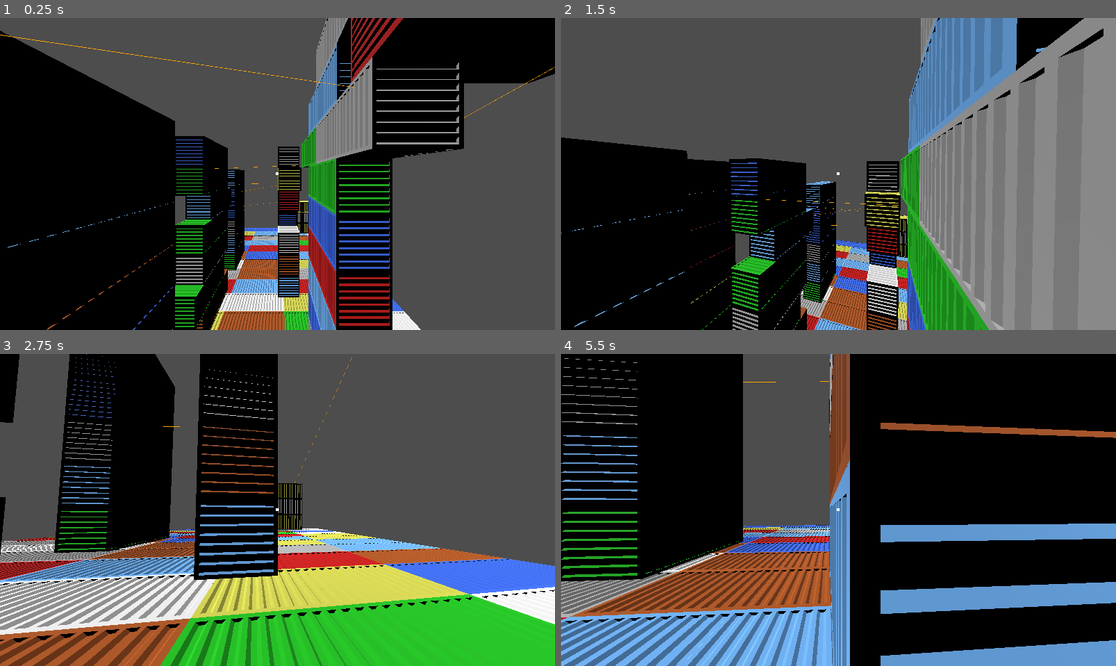
Above: before the commit, frames 1-4 (two rows, left to right).
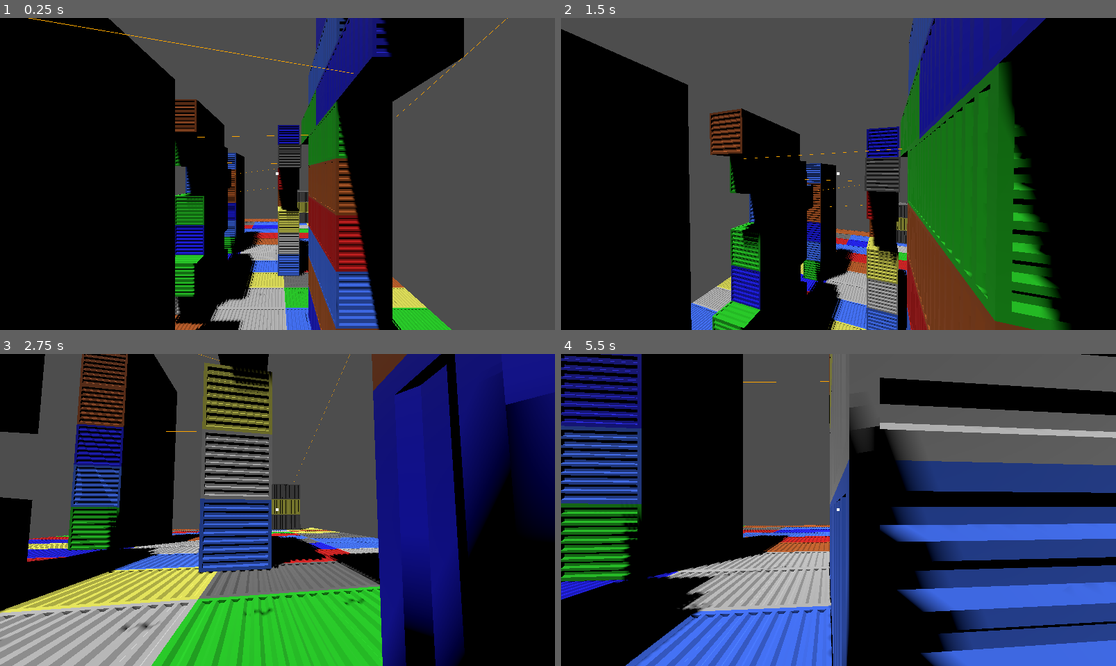
Above: after the commit, the same moments.

Repository: Alex-Fischman/Shipyard
Game: Godot game, scene res://Scenes/Main.tscn
Two runs of this game, one before a commit and one after it. Both use one fixed random seed, a clock stepped at 60 frames per second and the inputs below.
Inputs (mouse positions are in pixels of both pictures, inside the frame that each line leads up to):
- Up to frame 1 (0.25 s): no input
- Up to frame 2 (1.5 s): tap Enter at 0.5 s; move the mouse to (866, 174) at 0.52 s; hold W (move_forward) from 0.53 s (still down); click (866, 174) at 0.67 s; tap Space (jump) at 0.77 s; move the mouse to (810, 174) at 1.27 s; click (810, 174) at 1.42 s
- Up to frame 3 (2.75 s): keep holding W (move_forward); tap Space (jump) at 1.52 s; move the mouse to (288, 503) at 2.02 s; click (288, 503) at 2.17 s
- Up to frame 4 (5.5 s): keep holding W (move_forward); move the mouse to (832, 516) at 2.77 s; click (832, 516) at 2.92 s; tap Space (jump) at 3.02, 3.77, 4.52 s; move the mouse to (877, 513) at 3.52 s; click (877, 513) at 3.67 s; move the mouse to (794, 506) at 4.27 s; click (794, 506) at 4.42 s; move the mouse to (844, 510) at 5.02 s; click (844, 510) at 5.17 s

The runs differ from the first frame. In frame 1, 33% of the frame differs, in the area x 0-100%, y 0-100%; in frame 2, 59%; in frame 3, 69%; in frame 4, 61%.

Commit message:
Level design, fix rope length

Diff:
--- a/Scenes/Crate.tscn
+++ b/Scenes/Crate.tscn
@@ -11,7 +11,7 @@
 
 [node name="Crate" type="StaticBody3D"]
 script = ExtResource("1_o1ob1")
-colors = Array[Color]([Color(0.8, 0.0705882, 0.0705882, 1), Color(0.109804, 0.788235, 0.109804, 1), Color(0.45, 0.725, 1, 1), Color(0.239216, 0.431373, 0.960784, 1), Color(0.968627, 0.968627, 0.968627, 1), Color(0.701961, 0.341176, 0.117647, 1), Color(0.858824, 0.858824, 0.32549, 1), Color(0.709804, 0.709804, 0.709804, 1)])
+colors = Array[Color]([Color(0.8, 0.0705882, 0.0705882, 1), Color(0.109804, 0.788235, 0.109804, 1), Color(0.239216, 0.431373, 0.960784, 1), Color(0.701961, 0.341176, 0.117647, 1), Color(0.858824, 0.858824, 0.32549, 1), Color(0.709804, 0.709804, 0.709804, 1), Color(0.411765, 0.411765, 0.411765, 1), Color(0.0651, 0.0651, 0.93, 1)])
 
 [node name="CollisionShape3D" type="CollisionShape3D" parent="."]
 shape = SubResource("BoxShape3D_rb33a")
--- a/Scenes/Main.tscn
+++ b/Scenes/Main.tscn
@@ -8,10 +8,11 @@
 [node name="Main" type="Node3D"]
 
 [node name="Player" parent="." instance=ExtResource("2_h3igg")]
-transform = Transform3D(-1, 0, 8.74228e-08, 0, 1, 0, -8.74228e-08, 0, -1, -1.93788, 11, -15)
+transform = Transform3D(-1, 0, 8.74228e-08, 0, 1, 0, -8.74228e-08, 0, -1, -1.93788, 9, -15)
 
 [node name="Sunlight" type="DirectionalLight3D" parent="."]
-transform = Transform3D(-4.37114e-08, -0.866025, 0.5, 0, 0.5, 0.866025, -1, 3.78552e-08, -2.18557e-08, 0, 10, 0)
+transform = Transform3D(-0.707107, -0.683013, 0.183013, -7.45664e-09, 0.258819, 0.965926, -0.707107, 0.683013, -0.183013, 0, 10, 0)
+shadow_enabled = true
 
 [node name="Floor" parent="." instance=ExtResource("2_wabik")]
 
@@ -48,11 +49,8 @@
 [node name="Crate11" parent="." instance=ExtResource("1_kqox6")]
 transform = Transform3D(1, 0, 0, 0, 1, 0, 0, 0, 1, -5.5, 7, -15)
 
-[node name="Crate9" parent="." instance=ExtResource("1_kqox6")]
-transform = Transform3D(1, 0, 0, 0, 1, 0, 0, 0, 1, -2.5, 9, -15)
-
 [node name="Crate14" parent="." instance=ExtResource("1_kqox6")]
-transform = Transform3D(1, 0, 0, 0, 1, 0, 0, 0, 1, -7.5, 9, -15)
+transform = Transform3D(1, 0, 0, 0, 1, 0, 0, 0, 1, -6.5, 9, -15)
 
 [node name="Crate7" parent="." instance=ExtResource("1_kqox6")]
 transform = Transform3D(1, 0, 0, 0, 1, 0, 0, 0, 1, 2.5, 5, -15)
@@ -133,48 +131,6 @@
 [node name="Crate29" parent="." instance=ExtResource("1_kqox6")]
 transform = Transform3D(-4.37114e-08, 0, 1, 0, 1, 0, -1, 0, -4.37114e-08, 4, 13, -10)
 
-[node name="Crate56" parent="." instance=ExtResource("1_kqox6")]
-transform = Transform3D(-4.37114e-08, 0, 1, 0, 1, 0, -1, 0, -4.37114e-08, 8, 1, -10)
-
-[node name="Crate57" parent="." instance=ExtResource("1_kqox6")]
-transform = Transform3D(-4.37114e-08, 0, 1, 0, 1, 0, -1, 0, -4.37114e-08, 8, 3, -10)
-
-[node name="Crate58" parent="." instance=ExtResource("1_kqox6")]
-transform = Transform3D(-4.37114e-08, 0, 1, 0, 1, 0, -1, 0, -4.37114e-08, 8, 5, -10)
-
-[node name="Crate59" parent="." instance=ExtResource("1_kqox6")]
-transform = Transform3D(-4.37114e-08, 0, 1, 0, 1, 0, -1, 0, -4.37114e-08, 8, 7, -10)
-
-[node name="Crate60" parent="." instance=ExtResource("1_kqox6")]
-transform = Transform3D(-4.37114e-08, 0, 1, 0, 1, 0, -1, 0, -4.37114e-08, 8, 9, -10)
-
-[node name="Crate61" parent="." instance=ExtResource("1_kqox6")]
-transform = Transform3D(-4.37114e-08, 0, 1, 0, 1, 0, -1, 0, -4.37114e-08, 8, 11, -10)
-
-[node name="Crate62" parent="." instance=ExtResource("1_kqox6")]
-transform = Transform3D(-4.37114e-08, 0, 1, 0, 1, 0, -1, 0, -4.37114e-08, 8, 13, -10)
-
-[node name="Crate63" parent="." instance=ExtResource("1_kqox6")]
-transform = Transform3D(-4.37114e-08, 0, 1, 0, 1, 0, -1, 0, -4.37114e-08, 8, 1, -5)
-
-[node name="Crate64" parent="." instance=ExtResource("1_kqox6")]
-transform = Transform3D(-4.37114e-08, 0, 1, 0, 1, 0, -1, 0, -4.37114e-08, 8, 3, -5)
-
-[node name="Crate65" parent="." instance=ExtResource("1_kqox6")]
-transform = Transform3D(-4.37114e-08, 0, 1, 0, 1, 0, -1, 0, -4.37114e-08, 8, 5, -5)
-
-[node name="Crate66" parent="." instance=ExtResource("1_kqox6")]
-transform = Transform3D(-4.37114e-08, 0, 1, 0, 1, 0, -1, 0, -4.37114e-08, 8, 7, -5)
-
-[node name="Crate67" parent="." instance=ExtResource("1_kqox6")]
-transform = Transform3D(-4.37114e-08, 0, 1, 0, 1, 0, -1, 0, -4.37114e-08, 8, 9, -5)
-
-[node name="Crate68" parent="." instance=ExtResource("1_kqox6")]
-transform = Transform3D(-4.37114e-08, 0, 1, 0, 1, 0, -1, 0, -4.37114e-08, 8, 11, -5)
-
-[node name="Crate69" parent="." instance=ExtResource("1_kqox6")]
-transform = Transform3D(-4.37114e-08, 0, 1, 0, 1, 0, -1, 0, -4.37114e-08, 8, 13, -5)
-
 [node name="Crate30" parent="." instance=ExtResource("1_kqox6")]
 transform = Transform3D(-4.37114e-08, 0, 1, 0, 1, 0, -1, 0, -4.37114e-08, 4, 1, -2)
 
@@ -194,7 +150,7 @@
 transform = Transform3D(-4.37114e-08, 0, 1, 0, 1, 0, -1, 0, -4.37114e-08, 4, 11, -2)
 
 [node name="Crate36" parent="." instance=ExtResource("1_kqox6")]
-transform = Transform3D(-4.37114e-08, 0, 1, 0, 1, 0, -1, 0, -4.37114e-08, 4, 13, -2)
+transform = Transform3D(-4.37114e-08, 0, 1, 0, 1, 0, -1, 0, -4.37114e-08, 4, 13, -3)
 
 [node name="Crate37" parent="." instance=ExtResource("1_kqox6")]
 transform = Transform3D(-4.37114e-08, 0, 1, 0, 1, 0, -1, 0, -4.37114e-08, -3, 1, 2)
@@ -238,12 +194,12 @@
 [node name="RopeWithEndpoints3" type="Node3D" parent="."]
 
 [node name="Rope" parent="RopeWithEndpoints3" node_paths=PackedStringArray("a", "b") instance=ExtResource("3_ib6hg")]
-transform = Transform3D(0.0819076, 0.0318272, 7.64226, 0, 0.99949, -0.245, -0.99664, 0.00261568, 0.62807, 3.5, 11.8, -4)
+transform = Transform3D(-0.04861, 0.0319664, 7.64226, 0, 0.999488, -0.245, -0.998818, -0.00155573, -0.37193, 3.5, 11.8, -5)
 a = NodePath("../A")
 b = NodePath("../B")
 
 [node name="A" type="Node3D" parent="RopeWithEndpoints3"]
-transform = Transform3D(1, 0, 0, 0, 1, 0, 0, 0, 1, 3.5, 11.8, -4)
+transform = Transform3D(1, 0, 0, 0, 1, 0, 0, 0, 1, 3.5, 11.8, -5)
 
 [node name="B" type="Node3D" parent="RopeWithEndpoints3"]
 transform = Transform3D(1, 0, 0, 0, 1, 0, 0, 0, 1, -4.14226, 12.045, -4.62807)
@@ -251,15 +207,15 @@
 [node name="RopeWithEndpoints2" type="Node3D" parent="."]
 
 [node name="Rope" parent="RopeWithEndpoints2" node_paths=PackedStringArray("a", "b") instance=ExtResource("3_ib6hg")]
-transform = Transform3D(-0.223199, -0.00383633, 8, 0, 0.999992, 0.0323, -0.974773, 0.000878424, -1.8318, 3.5, 13.8659, -12.434)
+transform = Transform3D(-0.223199, -0.00383633, 8, 0, 0.999992, 0.0323, -0.974773, 0.000878424, -1.8318, 3.5, 12.2455, -12.434)
 a = NodePath("../A")
 b = NodePath("../B")
 
 [node name="A" type="Node3D" parent="RopeWithEndpoints2"]
-transform = Transform3D(1, 0, 0, 0, 1, 0, 0, 0, 1, 3.5, 13.8659, -12.434)
+transform = Transform3D(1, 0, 0, 0, 1, 0, 0, 0, 1, 3.5, 12.2455, -12.434)
 
 [node name="B" type="Node3D" parent="RopeWithEndpoints2"]
-transform = Transform3D(1, 0, 0, 0, 1, 0, 0, 0, 1, -4.5, 13.8336, -10.6022)
+transform = Transform3D(1, 0, 0, 0, 1, 0, 0, 0, 1, -4.5, 12.2132, -10.6022)
 
 [node name="RopeWithEndpoints4" type="Node3D" parent="."]
 
--- a/Scripts/Player.gd
+++ b/Scripts/Player.gd
@@ -57,7 +57,7 @@
 				grapple_rope = ROPE_WITH_ENDPOINTS.instantiate()
 				self.get_tree().get_root().add_child(grapple_rope)
 				grapple_point = ROPE_CAST.get_collision_point(0)
-				rope_length = self.global_position.distance_to(grapple_point)
+				rope_length = abs(ROPE_CAST.target_position.z)
 
 		if current_target != null:
 			grapple_point = compute_grapple_point()
